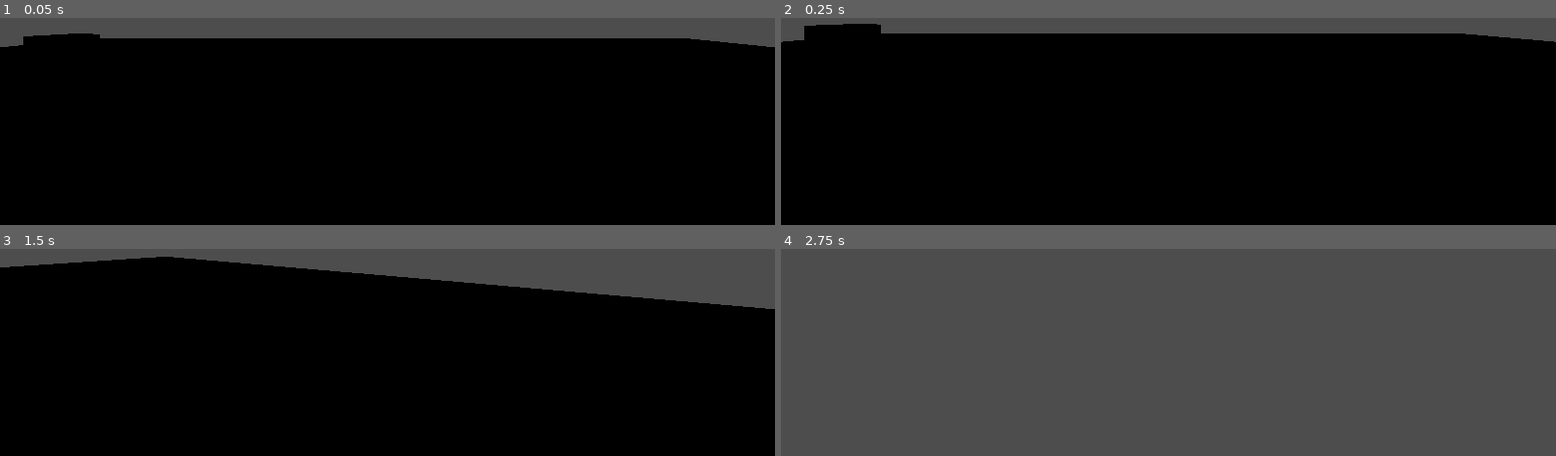
Above: before the commit, frames 1-4 (two rows, left to right).
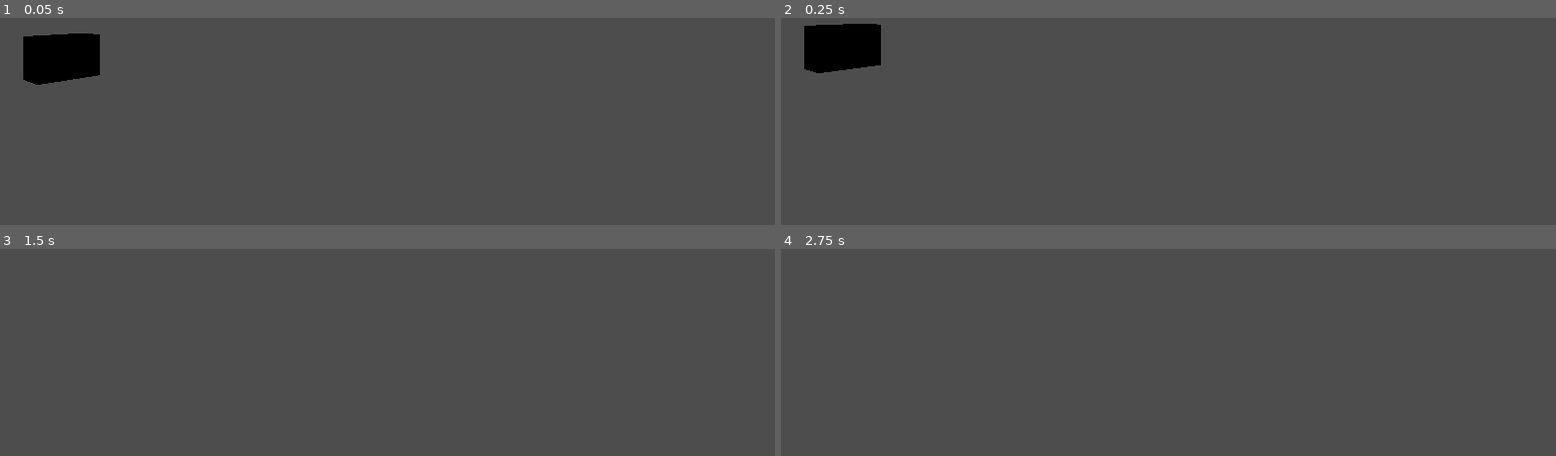
Above: after the commit, the same moments.

Repository: Nikaiaa/Gamelab
Game: Godot game, scene res://looking_at.tscn
The game is run twice, just before and just after one commit, with the same random seed, the same clock (stepped at 60 frames per second) and the same inputs. The project has no main scene, so this scene is started directly.
Inputs (mouse positions are in pixels of both pictures, inside the frame that each line leads up to):
- Up to frame 1 (0.05 s): no input
- Up to frame 2 (0.25 s): no input
- Up to frame 3 (1.5 s): tap Enter (ui_accept) at 0.5, 0.77 s; move the mouse to (outside the picture) at 0.52 s; hold W (move_forward) from 0.53 s (still down); move the mouse to (outside the picture) at 1.27 s
- Up to frame 4 (2.75 s): keep holding W (move_forward); tap Enter (ui_accept) at 1.52 s; move the mouse to (outside the picture) at 2.02 s

The runs differ from the first frame. In frame 1, 88% of the frame differs, in the area x 0-100%, y 9-100%; in frame 2, 90%, in the area x 0-100%, y 7-100%; in frame 3, 86%; in frame 4, nothing differs.
Error before the commit: Invalid call. Nonexistent function 'area_entered' in base 'Area3D'. (res://looking_at_fragments.gd:35)

Commit message:
regarder un objet crée de l'anxiété

Diff:
--- a/charmove.gd
+++ b/charmove.gd
@@ -15,7 +15,7 @@
 	camera = $Rotation_Helper/Camera3D
 	rotation_helper = $Rotation_Helper
 	#Le pointeur de la souris disparaît de l'affochage et ne peut plus quitter l'écran ou cliquer en dehors
-	Input.set_mouse_mode(Input.MOUSE_MODE_CAPTURED)
+	Input.set_mouse_mode(Input.MOUSE_MODE_CONFINED_HIDDEN)
 	pass # Replace with function body.
 
 func _physics_process(delta):
@@ -43,7 +43,7 @@
 
 func _input(event):
 	#si la souris bouge et qu'elle est capturée
-	if event is InputEventMouseMotion and Input.get_mouse_mode() == Input.MOUSE_MODE_CAPTURED:
+	if event is InputEventMouseMotion and Input.get_mouse_mode() == Input.MOUSE_MODE_CONFINED_HIDDEN:
 		rotation_helper.rotate_x(deg_to_rad(event.relative.y * -MOUSE_SENSITIVITY))#rotate la caméra en y d'abord
 		self.rotate_y(deg_to_rad(event.relative.x * MOUSE_SENSITIVITY * -1))#puis en x
 
--- a/looking_at.tscn
+++ b/looking_at.tscn
@@ -2,6 +2,10 @@
 
 [ext_resource type="PackedScene" uid="uid://g1c7c2w34rua" path="res://char.tscn" id="1_bchdd"]
 [ext_resource type="Script" path="res://looking_at_fragments.gd" id="1_t2ssp"]
+
+[sub_resource type="BoxShape3D" id="BoxShape3D_rwda6"]
+
+[sub_resource type="BoxMesh" id="BoxMesh_wbtaf"]
 
 [sub_resource type="BoxShape3D" id="BoxShape3D_sbyvc"]
 
@@ -12,30 +16,8 @@
 
 [sub_resource type="BoxShape3D" id="BoxShape3D_02ud0"]
 
-[sub_resource type="BoxShape3D" id="BoxShape3D_rwda6"]
-
-[sub_resource type="BoxMesh" id="BoxMesh_wbtaf"]
-
 [node name="Node3D" type="Node3D"]
 script = ExtResource("1_t2ssp")
-
-[node name="fragment" type="StaticBody3D" parent="." groups=["fragments"]]
-transform = Transform3D(0.452435, 0, 0.891798, 0, 1, 0, -0.891798, 0, 0.452435, -7.75328, 0.747288, -6.77773)
-
-[node name="CollisionShape3D" type="CollisionShape3D" parent="fragment"]
-transform = Transform3D(1, 0, 0, 0, 1, 0, 0, 0, 1, 0, 0, 4.76837e-07)
-shape = SubResource("BoxShape3D_sbyvc")
-
-[node name="MeshInstance3D" type="MeshInstance3D" parent="fragment/CollisionShape3D"]
-mesh = SubResource("BoxMesh_m237o")
-surface_material_override/0 = SubResource("StandardMaterial3D_1s686")
-
-[node name="collision_zone" type="Area3D" parent="fragment"]
-transform = Transform3D(0.452435, 0, -0.891797, 0, 1, 0, 0.891797, 0, 0.452435, -2.53651, -0.747288, 9.98083)
-
-[node name="collider" type="CollisionShape3D" parent="fragment/collision_zone"]
-transform = Transform3D(4.52435, 0, 8.91798, 0, 10, 0, -8.91798, 0, 4.52435, -7.75328, 0.747288, -6.77773)
-shape = SubResource("BoxShape3D_02ud0")
 
 [node name="char" parent="." instance=ExtResource("1_bchdd")]
 transform = Transform3D(1, 0, 0, 0, 1, 0, 0, 0, 1, 0, 0.881065, 0)
@@ -47,4 +29,33 @@
 shape = SubResource("BoxShape3D_rwda6")
 
 [node name="MeshInstance3D" type="MeshInstance3D" parent="StaticBody3D/CollisionShape3D"]
+visible = false
 mesh = SubResource("BoxMesh_wbtaf")
+
+[node name="fragment" type="Node3D" parent="." groups=["fragments"]]
+transform = Transform3D(0.452435, 0, 0.891798, 0, 1, 0, -0.891798, 0, 0.452435, -7.75328, 0.747288, -6.77773)
+
+[node name="fragment_body" type="StaticBody3D" parent="fragment"]
+transform = Transform3D(1, 0, 0, 0, 1, 0, 0, 0, 1, 0, 0, 0)
+
+[node name="CollisionShape3D" type="CollisionShape3D" parent="fragment/fragment_body"]
+transform = Transform3D(1, 0, 0, 0, 1, 0, 0, 0, 1, 0, 0, 4.76837e-07)
+shape = SubResource("BoxShape3D_sbyvc")
+
+[node name="MeshInstance3D" type="MeshInstance3D" parent="fragment/fragment_body/CollisionShape3D"]
+mesh = SubResource("BoxMesh_m237o")
+surface_material_override/0 = SubResource("StandardMaterial3D_1s686")
+
+[node name="collision_zone" type="Area3D" parent="fragment/fragment_body"]
+transform = Transform3D(0.452435, 0, -0.891797, 0, 1, 0, 0.891797, 0, 0.452435, -2.53651, -0.747288, 9.98083)
+script = ExtResource("1_t2ssp")
+
+[node name="collider" type="CollisionShape3D" parent="fragment/fragment_body/collision_zone"]
+transform = Transform3D(4.52435, 0, 8.91798, 0, 10, 0, -8.91798, 0, 4.52435, -7.75328, 0.747288, -6.77773)
+shape = SubResource("BoxShape3D_02ud0")
+
+[node name="anxiete_timer" type="Timer" parent="fragment/fragment_body/collision_zone/collider"]
+
+[connection signal="mouse_entered" from="fragment/fragment_body/collision_zone" to="fragment/fragment_body/collision_zone" method="_on_mouse_entered"]
+[connection signal="mouse_exited" from="fragment/fragment_body/collision_zone" to="fragment/fragment_body/collision_zone" method="_on_mouse_exited"]
+[connection signal="timeout" from="fragment/fragment_body/collision_zone/collider/anxiete_timer" to="fragment/fragment_body/collision_zone" method="_on_anxiete_timer_timeout"]
--- a/looking_at_fragments.gd
+++ b/looking_at_fragments.gd
@@ -1,39 +1,53 @@
 extends Node3D
-var camera
-var zone
-var fragzones = {}
-var fraglist
-var collision_zone
-var input_ray_pickable
-var collision_layer
-
-#DICTIONNAIRE position en tant que clé
+var mouse_in_fragment_collider
+var timer
+var stress_amount
+var timer_amount
 
 # Called when the node enters the scene tree for the first time.
 func _ready():
-	camera = get_node("char/CharacterBody3D/Rotation_Helper").transform
-	fraglist = get_tree().get_nodes_in_group("fragments") #array Node3D
-	#for each fragment in fraglist : index de fragzonearray = vector3 position de chaque membre de fraglist
-	#on fait un deuxième tableau avec les valeurs positions (V3) de chaque fragment
-	for fragment in fraglist:
-		fragzones[fragment] = fragment.position
-		#fragzones.append(fragment.position)
-		print("fragment à" + str(fragment.position.x).pad_decimals(2) + str(fragment.position.y).pad_decimals(2) + str(fragment.position.z).pad_decimals(2))
+	timer_amount = 1
+	stress_amount = 0
+	mouse_in_fragment_collider = false
+
+func _on_mouse_entered():
+	mouse_in_fragment_collider = true
+	gestion_anxiete()
 	pass # Replace with function body.
 
+func _on_mouse_exited():
+	mouse_in_fragment_collider = false
+	gestion_anxiete()
+	pass # Replace with function body.
 
-# Called every frame. 'delta' is the elapsed time since the previous frame.
-func _process(_delta):
-	anxiete()
-	pass
+func _on_anxiete_timer_timeout():
+	if mouse_in_fragment_collider:
+		stress_amount += 1
+	if !mouse_in_fragment_collider:
+		stress_amount -= 1
+	print(stress_amount)
+	pass # Replace with function body.
 
-func anxiete():
-	collision_layer = 1
-	input_ray_pickable = true
-	collision_zone = get_node("fragment/collision_zone")
-		#foreach dictionnaire ici
-	if collision_zone.area_entered(): #utiliser signal
-		for fragment in fragzones:
-			#if camera.basis == Basis.looking_at(fragment.position):
-			print("g peure")
-		pass
+func gestion_anxiete():
+	timer = get_node("collider/anxiete_timer")
+	timer.stop()
+	timer.start(timer_amount)
+
+#	func _bordel():
+		#collision_layer = 1
+		#input_ray_pickable = true
+		#collision_zone = get_node("fragment/collision_zone")
+			#foreach dictionnaire ici
+		#if collision_zone.area_entered(): #utiliser signal
+		#for fragment in fragzones:
+			#if camera.basis == camera.basis.looking_at(fragment.position):
+				#print("fragment")
+		#pass
+		#fraglist = get_tree().get_nodes_in_group("fragments") #array Node3D
+		##for each fragment in fraglist : index de fragzonearray = vector3 position de chaque membre de fraglist
+		##on fait un deuxième tableau avec les valeurs positions (V3) de chaque fragment
+		#for fragment in fraglist:
+			#fragzones[fragment] = fragment.position
+			##fragzones.append(fragment.position)
+			#print("fragment à" + str(fragment.position.x).pad_decimals(2) + str(fragment.position.y).pad_decimals(2) + str(fragment.position.z).pad_decimals(2))
+		#pass # Replace with function body.
--- a/project.godot
+++ b/project.godot
@@ -36,3 +36,8 @@
 "events": [Object(InputEventKey,"resource_local_to_scene":false,"resource_name":"","device":-1,"window_id":0,"alt_pressed":false,"shift_pressed":false,"ctrl_pressed":false,"meta_pressed":false,"pressed":false,"keycode":0,"physical_keycode":68,"key_label":0,"unicode":100,"echo":false,"script":null)
 ]
 }
+left_click={
+"deadzone": 0.5,
+"events": [Object(InputEventMouseButton,"resource_local_to_scene":false,"resource_name":"","device":-1,"window_id":0,"alt_pressed":false,"shift_pressed":false,"ctrl_pressed":false,"meta_pressed":false,"button_mask":0,"position":Vector2(0, 0),"global_position":Vector2(0, 0),"factor":1.0,"button_index":1,"canceled":false,"pressed":false,"double_click":false,"script":null)
+]
+}
